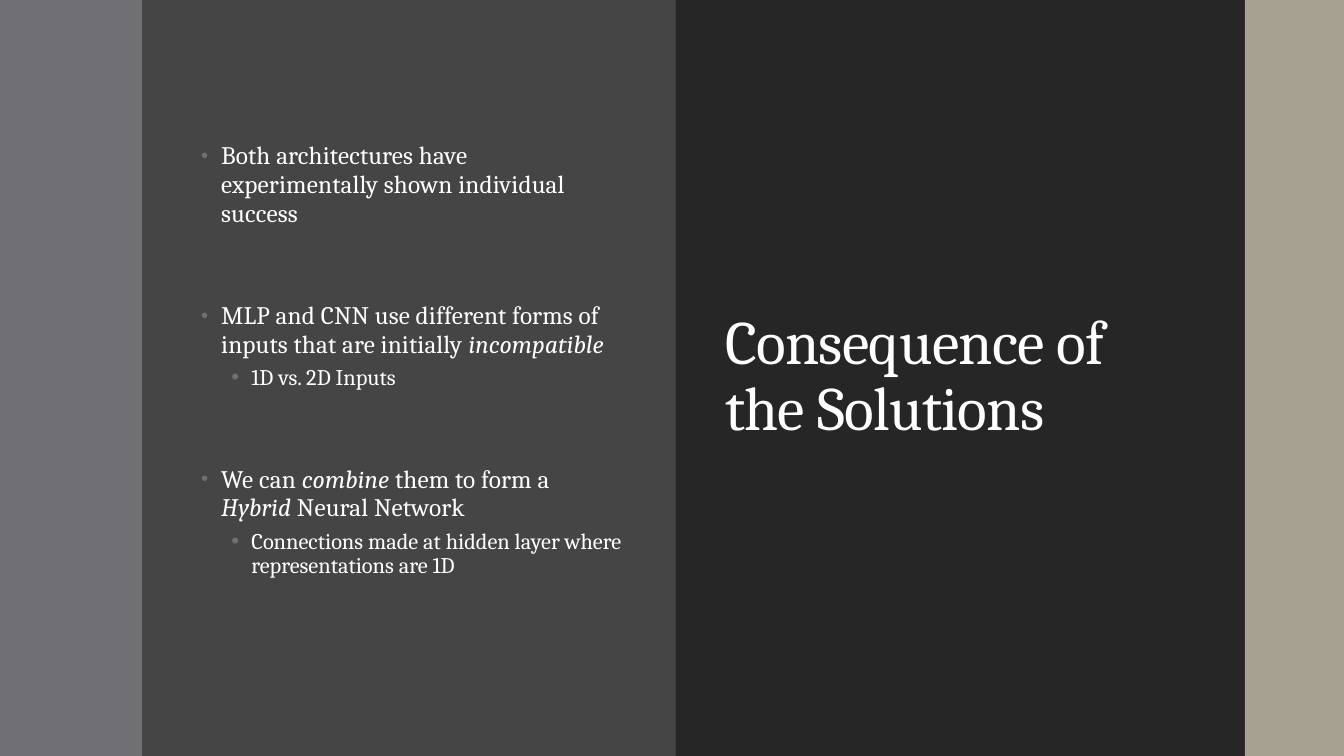
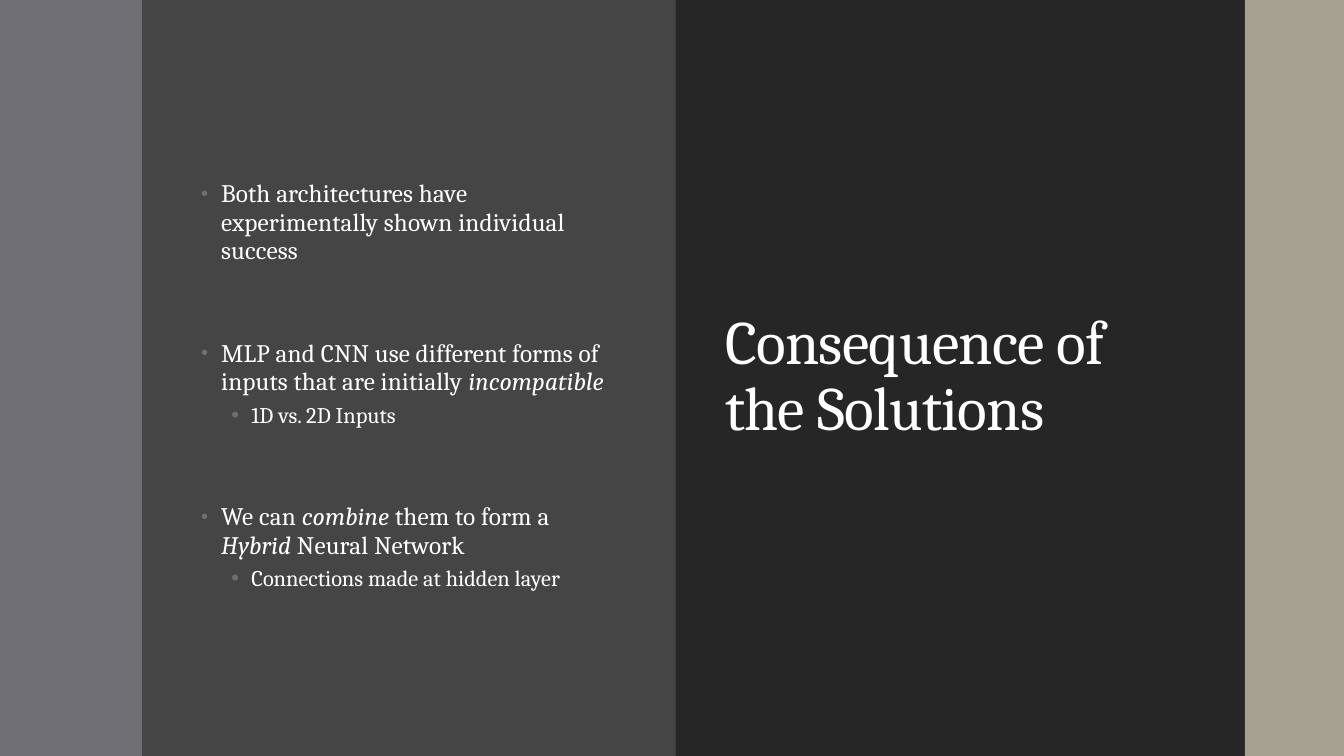
Before and after one commit to landonbuell/Buell-Senior-Thesis, a slide deck: slide 16 of JMMPaper/Musical Instrument Classification Using a Hybrid Neural Network BuellShortv2.pptx. Drawn at 1344x756 pixels with LibreOffice and Linux fonts; fonts in the diff are those of the drawing. Boxes give left, top, right and bottom in pixels: in the first picture for what was removed or moved away, otherwise in the second. Text is boxed around its words. In the diff, an @@ line names an element or a change of style, - is before the commit and + after.

```diff
--- a/JMMPaper/Musical Instrument Classification Using a Hybrid Neural Network BuellShortv2.pptx
+++ b/JMMPaper/Musical Instrument Classification Using a Hybrid Neural Network BuellShortv2.pptx
@@ text at (251,570,560,591): text changed @@
-  • Connections made at hidden layer where representations are 1D
+  • Connections made at hidden layer
```
Also in this commit, not shown: 1 slide added.
